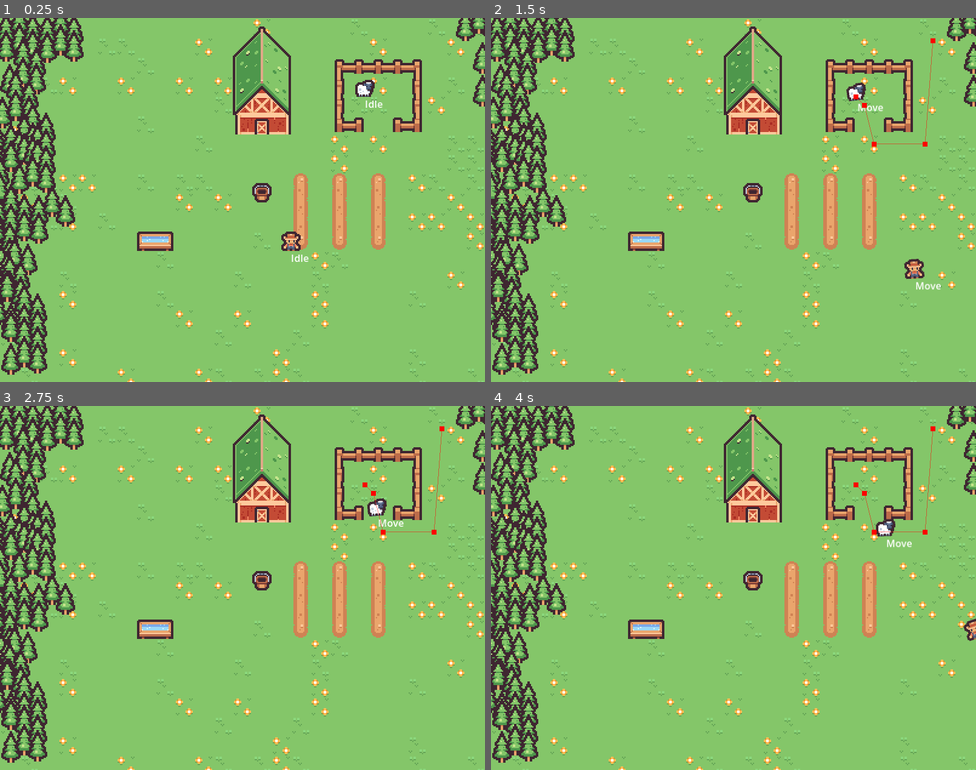
Above: before the commit, frames 1-4 (two rows, left to right).
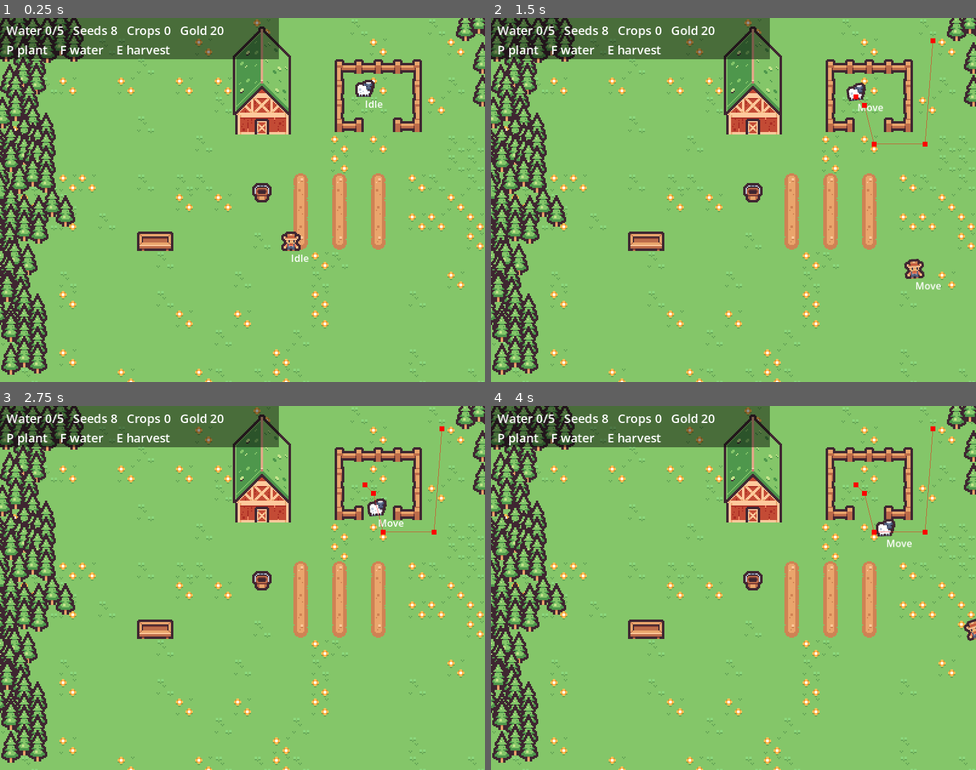
Above: after the commit, the same moments.

Repository: 01821/farm-fight-game
Game: Godot game, scene res://Scenes/base_level.tscn
Same seed, same stepped clock (60 frames per second), same inputs: the game is played once before the commit and once after it.
Inputs:
- Up to frame 1 (0.25 s): no input
- Up to frame 2 (1.5 s): tap Enter at 0.5 s; hold D (right) 0.53-1.28 s; hold P (plant) 0.53-1.28 s; tap E (harvest, bound only after the commit) at 0.8, 1.35 s; hold S (down) from 1.28 s (still down)
- Up to frame 3 (2.75 s): tap F (water, bound only after the commit) at 1.55 s; release S (down) at 2.03 s; hold D (right) from 2.03 s (still down); hold F (water, bound only after the commit) from 2.03 s (still down); tap P (plant) at 2.3 s
- Up to frame 4 (4 s): release D (right) at 2.78 s; release F (water, bound only after the commit) at 2.78 s; hold W (up) 2.78-3.53 s; tap P (plant) at 2.85 s; tap E (harvest, bound only after the commit) at 3.05 s; hold A (left) from 3.53 s (still down); hold E (harvest, bound only after the commit) from 3.53 s (still down); tap F (water, bound only after the commit) at 3.8 s

The runs differ from the first frame. In frame 1, 6.6% of the frame differs, in the area x 0-58%, y 0-62%; in frame 2, 6.6%; in frame 3, 6.6%; in frame 4, 6.6%.

Commit message:
feat: 完整的农场循环（播种→浇水→逐级生长→成熟→收获）
- BasePlant: 改为浇水驱动，一次水升一级后自动变干；移除 3→4 跳级；新增 WetMark 湿土标记
- Player: 新增 Player 类，持有水壶/种子/收成/金币；靠近水源自动补水
- Land: plants 字典替代 planted_tiles，新增 try_plant_at/try_water_at/try_harvest_at；改用 _unhandled_input
- 水源: water_bucket / water_container 预建 Area2D + water_source.gd，复用原有 ActiveSprite 作提示
- HUD: 预建 CanvasLayer + Label，实时显示状态（英文，因内置字体无中文字形）
- project.godot: 新增 water(F) / harvest(E) 输入动作
- Tests: 新增作物单元测试与农场端到端测试（11 + 25 项断言，全部通过）

Diff:
--- a/Scenes/base_level.tscn
+++ b/Scenes/base_level.tscn
@@ -11,6 +11,7 @@
 [ext_resource type="PackedScene" uid="uid://cwr6itq5omtrl" path="res://Scenes/animals/base_animal.tscn" id="8_0k83q"]
 [ext_resource type="PackedScene" uid="uid://bei660qp5smq6" path="res://Scenes/buildings/water_bucket.tscn" id="8_ta4i7"]
 [ext_resource type="PackedScene" uid="uid://byymy2kf1g38r" path="res://Scenes/buildings/water_container.tscn" id="9_rqtgi"]
+[ext_resource type="Script" path="res://Scripts/UI/hud.gd" id="10_hud"]
 
 [sub_resource type="TileSetAtlasSource" id="TileSetAtlasSource_4rblm"]
 texture = ExtResource("2_5s04l")
@@ -936,3 +937,26 @@
 
 [node name="animalRegion2D" type="NavigationRegion2D" parent="level" unique_id=1594537583 groups=["animalRegion"]]
 navigation_polygon = SubResource("NavigationPolygon_wvhbo")
+
+[node name="HUD" type="CanvasLayer" parent="."]
+script = ExtResource("10_hud")
+
+[node name="Backdrop" type="ColorRect" parent="HUD"]
+offset_right = 230.0
+offset_bottom = 34.0
+color = Color(0, 0, 0, 0.45)
+
+[node name="InfoLabel" type="Label" parent="HUD"]
+offset_left = 5.0
+offset_top = 3.0
+offset_right = 228.0
+offset_bottom = 19.0
+theme_override_font_sizes/font_size = 10
+
+[node name="HintLabel" type="Label" parent="HUD"]
+offset_left = 5.0
+offset_top = 19.0
+offset_right = 228.0
+offset_bottom = 33.0
+theme_override_font_sizes/font_size = 10
+text = "P plant    F water    E harvest"
--- a/Scenes/buildings/water_bucket.tscn
+++ b/Scenes/buildings/water_bucket.tscn
@@ -1,14 +1,26 @@
 [gd_scene format=3 uid="uid://bei660qp5smq6"]
 
 [ext_resource type="Texture2D" uid="uid://c2g48qq2w1748" path="res://Assets/kenney_tiny-farm/Tilemap/tilemap_packed.png" id="1_t5amx"]
+[ext_resource type="Script" path="res://Scripts/buildings/water_source.gd" id="2_wsrc"]
+
+[sub_resource type="CircleShape2D" id="CircleShape2D_wsrc"]
+radius = 26.0
 
 [node name="waterBucket" type="Sprite2D" unique_id=92657982]
 texture = ExtResource("1_t5amx")
 region_enabled = true
 region_rect = Rect2(0, 96, 16, 16)
+script = ExtResource("2_wsrc")
 
 [node name="ActiveSprite" type="Sprite2D" parent="." unique_id=2107073325]
 visible = false
 texture = ExtResource("1_t5amx")
 region_enabled = true
 region_rect = Rect2(16, 96, 16, 16)
+
+[node name="InteractionArea" type="Area2D" parent="."]
+collision_layer = 0
+collision_mask = 2
+
+[node name="Shape" type="CollisionShape2D" parent="InteractionArea"]
+shape = SubResource("CircleShape2D_wsrc")
--- a/Scenes/buildings/water_container.tscn
+++ b/Scenes/buildings/water_container.tscn
@@ -1,13 +1,26 @@
 [gd_scene format=3 uid="uid://byymy2kf1g38r"]
 
 [ext_resource type="Texture2D" uid="uid://c2g48qq2w1748" path="res://Assets/kenney_tiny-farm/Tilemap/tilemap_packed.png" id="1_vnlld"]
+[ext_resource type="Script" path="res://Scripts/buildings/water_source.gd" id="2_wsrc"]
+
+[sub_resource type="CircleShape2D" id="CircleShape2D_wsrc"]
+radius = 28.0
 
 [node name="WaterContainer" type="Sprite2D" unique_id=92657982]
 texture = ExtResource("1_vnlld")
 region_enabled = true
 region_rect = Rect2(32, 128, 32, 16)
+script = ExtResource("2_wsrc")
 
 [node name="ActiveSprite" type="Sprite2D" parent="." unique_id=2107073325]
+visible = false
 texture = ExtResource("1_vnlld")
 region_enabled = true
 region_rect = Rect2(32, 144, 32, 16)
+
+[node name="InteractionArea" type="Area2D" parent="."]
+collision_layer = 0
+collision_mask = 2
+
+[node name="Shape" type="CollisionShape2D" parent="InteractionArea"]
+shape = SubResource("CircleShape2D_wsrc")
--- a/Scenes/plants/base_plant.tscn
+++ b/Scenes/plants/base_plant.tscn
@@ -6,6 +6,12 @@
 [node name="BasePlant" type="Node2D" unique_id=1632929632]
 script = ExtResource("1_ex8w2")
 
+[node name="WetMark" type="Polygon2D" parent="."]
+z_index = -1
+visible = false
+color = Color(0.35, 0.55, 1, 0.3)
+polygon = PackedVector2Array(-8, -8, 8, -8, 8, 8, -8, 8)
+
 [node name="Sprite2D" type="Sprite2D" parent="." unique_id=298857532]
 position = Vector2(0, -3)
 texture = ExtResource("1_r0s23")
@@ -13,5 +19,6 @@
 region_rect = Rect2(64, 0, 16, 16)
 
 [node name="Timer" type="Timer" parent="." unique_id=281567862]
+one_shot = true
 
 [connection signal="timeout" from="Timer" to="." method="_on_timer_timeout"]
--- a/Scripts/Characters/player.gd
+++ b/Scripts/Characters/player.gd
@@ -1,5 +1,36 @@
-extends Character
+class_name Player extends Character
+
+## 玩家：负责移动 + 携带农场状态（水壶 / 种子 / 收成 / 金币）。
+
+const WATER_CAPACITY: int = 5
+
+var money: int = 20
+var seeds: int = 8
+var harvested: int = 0
+var water_left: int = 0
+
+## 当前重叠的水源数量（站在水源旁自动补水）
+var _water_source_count: int = 0
 
 func _unhandled_input(event: InputEvent) -> void:
-	InputDirection = Input.get_vector("left","right","up","down")
+	InputDirection = Input.get_vector("left", "right", "up", "down")
 	UpdateFaceDirection()
+
+func _process(_delta: float) -> void:
+	if _water_source_count > 0 and water_left < WATER_CAPACITY:
+		water_left = WATER_CAPACITY
+
+func has_water() -> bool:
+	return water_left > 0
+
+func consume_water() -> bool:
+	if water_left <= 0:
+		return false
+	water_left -= 1
+	return true
+
+func add_water_source() -> void:
+	_water_source_count += 1
+
+func remove_water_source() -> void:
+	_water_source_count = maxi(0, _water_source_count - 1)
--- a/Scripts/TileMap/land.gd
+++ b/Scripts/TileMap/land.gd
@@ -1,39 +1,80 @@
 extends TileMapLayer
+
+## 耕地层：负责播种 / 浇水 / 收获。
+## 键盘操作在 _unhandled_input 里转成格子坐标，具体规则都在 try_*_at() 里，方便直接调用测试。
 
 const BASE_PLANT = preload("uid://orgflfd17epj")
 
-@onready var player: CharacterBody2D = $"../level/Player"
+@onready var player: Player = $"../level/Player"
 @onready var plants_node: Node2D = $"../level/Static/Plants"
 
-var planted_tiles: Array[Vector2i] = []
+## 格子坐标 -> 作物实例
+var plants: Dictionary = {}
 var current_crop_type: int = 0
 
-func _ready() -> void:
-	pass
+func _unhandled_input(event: InputEvent) -> void:
+	if event.is_action_pressed("plant"):
+		try_plant_at(get_player_tile())
+	elif event.is_action_pressed("water"):
+		try_water_at(get_player_tile())
+	elif event.is_action_pressed("harvest"):
+		try_harvest_at(get_player_tile())
 
-func _process(_delta: float) -> void:
-	if Input.is_action_just_pressed("plant"):
-		_try_plant()
+func get_player_tile() -> Vector2i:
+	return local_to_map(to_local(player.global_position))
 
-func _try_plant() -> void:
-	var tile_pos := local_to_map(to_local(player.global_position))
+func is_farmland(tile_pos: Vector2i) -> bool:
 	var tile_data := get_cell_tile_data(tile_pos)
+	if tile_data == null:
+		return false
+	return tile_data.get_terrain_set() == 0 and tile_data.get_terrain() == 0
 
-	if tile_data == null:
-		print("当前位置没有 Land tile，不可种植")
-		return
-	if tile_data.get_terrain_set() != 0 or tile_data.get_terrain() != 0:
-		print("不是耕地，不可种植")
-		return
-	if tile_pos in planted_tiles:
-		print("该位置已种过作物，不可重复种植")
-		return
-
-	# 种植
-	planted_tiles.append(tile_pos)
+func try_plant_at(tile_pos: Vector2i) -> bool:
+	if not is_farmland(tile_pos):
+		print("[农场] 这里不是耕地，种不了")
+		return false
+	if plants.has(tile_pos):
+		print("[农场] 这格已经种过了")
+		return false
+	if player.seeds <= 0:
+		print("[农场] 没有种子了")
+		return false
+	player.seeds -= 1
 	var plant: BasePlant = BASE_PLANT.instantiate()
 	plant.plantType = current_crop_type
-	plant.position = map_to_local(tile_pos)
 	plants_node.add_child(plant)
+	plant.global_position = to_global(map_to_local(tile_pos))
+	plants[tile_pos] = plant
+	print("[农场] 播种成功，剩余种子 ", player.seeds)
+	return true
 
-	print("种植成功！类型: ", current_crop_type, " 已种植: ", planted_tiles.size())
+func try_water_at(tile_pos: Vector2i) -> bool:
+	var plant: BasePlant = plants.get(tile_pos)
+	if plant == null:
+		print("[农场] 这格没有作物")
+		return false
+	if plant.is_mature():
+		print("[农场] 已经成熟了，按 E 收获")
+		return false
+	if not player.has_water():
+		print("[农场] 水壶空了，去水桶 / 水缸旁补水")
+		return false
+	if not plant.water():
+		print("[农场] 这株刚浇过，等它长一级")
+		return false
+	player.consume_water()
+	return true
+
+func try_harvest_at(tile_pos: Vector2i) -> bool:
+	var plant: BasePlant = plants.get(tile_pos)
+	if plant == null:
+		print("[农场] 这格没有作物")
+		return false
+	if not plant.is_mature():
+		print("[农场] 还没成熟")
+		return false
+	plants.erase(tile_pos)
+	plant.queue_free()
+	player.harvested += 1
+	print("[农场] 收获成功！累计收成 ", player.harvested)
+	return true
--- /dev/null
+++ b/Scripts/UI/hud.gd
@@ -0,0 +1,12 @@
+extends CanvasLayer
+
+## 左上角状态栏。每帧直接读玩家状态，不做信号同步（状态很少，够用且不容易出错）。
+## 注：Godot 内置字体不含中文字形，这里用英文以免渲染成方块。
+
+@onready var info_label: Label = $InfoLabel
+@onready var player: Player = $"../level/Player"
+
+func _process(_delta: float) -> void:
+	info_label.text = "Water %d/%d   Seeds %d   Crops %d   Gold %d" % [
+		player.water_left, Player.WATER_CAPACITY, player.seeds, player.harvested, player.money
+	]
--- /dev/null
+++ b/Scripts/buildings/water_source.gd
@@ -0,0 +1,22 @@
+extends Sprite2D
+
+## 水源（水桶 / 水缸）：玩家站进 InteractionArea 就自动把水壶补满。
+## InteractionArea 与 ActiveSprite 都是场景里预先建好的节点，这里只做开关。
+
+@onready var area: Area2D = $InteractionArea
+@onready var active_sprite: Sprite2D = $ActiveSprite
+
+func _ready() -> void:
+	area.body_entered.connect(_on_body_entered)
+	area.body_exited.connect(_on_body_exited)
+	active_sprite.visible = false
+
+func _on_body_entered(body: Node2D) -> void:
+	if body is Player:
+		body.add_water_source()
+		active_sprite.visible = true
+
+func _on_body_exited(body: Node2D) -> void:
+	if body is Player:
+		body.remove_water_source()
+		active_sprite.visible = false
--- a/Scripts/plants/base_plant.gd
+++ b/Scripts/plants/base_plant.gd
@@ -1,27 +1,58 @@
 class_name BasePlant extends Node2D
+
+## 作物：种下后不会自己生长，必须浇水。
+## 一次浇水推进一个生长阶段，随后自动变干（下一级要再浇一次）。
+
+signal stage_changed(stage: int)
+signal matured
+signal watered
 
 @onready var sprite_2d: Sprite2D = $Sprite2D
 @onready var timer: Timer = $Timer
+@onready var wet_mark: Polygon2D = $WetMark
 
-@export var plantType:int = 0
-@export var growTime:int = 3
+@export var plantType: int = 0
+@export var growTime: float = 3.0
 
-var growStage:int = 0
-var endStage:int = 4
+var growStage: int = 0
+var endStage: int = 4
+var is_watered: bool = false
 
 func _ready() -> void:
+	timer.one_shot = true
+	timer.wait_time = growTime
 	updateSprite()
-	timer.wait_time = growTime
+	_updateWetMark()
+
+func is_mature() -> bool:
+	return growStage >= endStage
+
+func can_water() -> bool:
+	return not is_mature() and not is_watered
+
+## 返回 true 表示这次浇水生效了
+func water() -> bool:
+	if not can_water():
+		return false
+	is_watered = true
+	_updateWetMark()
 	timer.start()
-
-func updateSprite():
-	var _rect2 = Rect2(64 + 16 * growStage,16 * plantType,16,16)
-	sprite_2d.set_region_rect(_rect2)
+	watered.emit()
+	return true
 
 func _on_timer_timeout() -> void:
+	if is_mature():
+		return
 	growStage += 1
-	if growStage == 3:
-		growStage = 4
+	is_watered = false
+	_updateWetMark()
 	updateSprite()
-	if growStage == endStage:
-		timer.stop()
+	stage_changed.emit(growStage)
+	if is_mature():
+		matured.emit()
+
+func updateSprite() -> void:
+	sprite_2d.region_rect = Rect2(64 + 16 * growStage, 16 * plantType, 16, 16)
+
+func _updateWetMark() -> void:
+	wet_mark.visible = is_watered
--- /dev/null
+++ b/Tests/test_farm.gd
@@ -0,0 +1,123 @@
+extends Node2D
+
+## 一次性端到端自测：种 → 浇水 → 成熟 → 收获 + 水源补水 + HUD。
+## 用法: godot --headless --path . --fixed-fps 60 res://Scenes/_test_farm.tscn
+
+var _fail: int = 0
+var _level: Node2D
+var _land: TileMapLayer
+var _player: Player
+
+func _check(label: String, ok: bool) -> void:
+	if ok:
+		print("PASS  ", label)
+	else:
+		_fail += 1
+		print("FAIL  ", label)
+
+func _ready() -> void:
+	var ps := load("res://Scenes/base_level.tscn") as PackedScene
+	_level = ps.instantiate()
+	add_child(_level)
+	await get_tree().process_frame
+	await get_tree().process_frame
+
+	_land = _level.get_node("Land")
+	_player = _level.get_node("level/Player")
+
+	# 测试场景不是主场景，自动加载 Level 拿不到导航区域，这里补上以免动物报错
+	var region: NavigationRegion2D = _level.get_node("level/animalRegion2D")
+	if Level.animalRegion == null:
+		Level.animalRegion = region
+	_check("animalRegion2D 在 animalRegion 组里", region.is_in_group("animalRegion"))
+
+	# 内置字体是否覆盖中文（决定 HUD 能不能用中文）
+	var f: Font = ThemeDB.fallback_font
+	var cjk: bool = f != null and f.has_char("水".unicode_at(0))
+	print("  INFO 默认字体支持中文 = ", cjk)
+
+	# --- HUD ---
+	var info := _level.get_node_or_null("HUD/InfoLabel") as Label
+	_check("HUD/InfoLabel 存在", info != null)
+	await get_tree().process_frame
+	if info:
+		print("  INFO HUD 文本 = ", info.text)
+
+	# --- 找耕地 ---
+	var farm_tiles: Array[Vector2i] = []
+	for c in _land.get_used_cells():
+		if _land.is_farmland(c):
+			farm_tiles.append(c)
+	print("  INFO 耕地格数 = ", farm_tiles.size())
+	_check("至少有一格耕地", farm_tiles.size() > 0)
+	if farm_tiles.is_empty():
+		_finish()
+		return
+	var tile: Vector2i = farm_tiles[0]
+
+	var grass: TileMapLayer = _level.get_node("Grass")
+	var non_farm := Vector2i(-999, -999)
+	var found := false
+	for c in grass.get_used_cells():
+		if not _land.is_farmland(c):
+			non_farm = c
+			found = true
+			break
+	_check("找到非耕地（草地）做反例", found)
+
+	print("--- 播种 ---")
+	_check("初始种子 = 8", _player.seeds == 8)
+	if found:
+		_check("非耕地播种被拒", _land.try_plant_at(non_farm) == false)
+	_check("耕地播种成功", _land.try_plant_at(tile) == true)
+	_check("种子扣成 7", _player.seeds == 7)
+	_check("同一格重复播种被拒", _land.try_plant_at(tile) == false)
+	_check("plants 记录了作物", _land.plants.has(tile))
+	if not _land.plants.has(tile):
+		_finish()
+		return
+
+	var plant: BasePlant = _land.plants[tile]
+	plant.timer.wait_time = 0.08
+
+	print("--- 浇水 ---")
+	_check("初始水壶为空", _player.water_left == 0)
+	_check("没水时浇水被拒", _land.try_water_at(tile) == false)
+	_player.water_left = Player.WATER_CAPACITY
+	_check("有水后浇水成功", _land.try_water_at(tile) == true)
+	_check("水壶扣成 4", _player.water_left == Player.WATER_CAPACITY - 1)
+	_check("作物变湿", plant.is_watered == true)
+	_check("水分未消耗时重复浇水被拒", _land.try_water_at(tile) == false)
+
+	print("--- 生长到成熟 ---")
+	for i in range(4):
+		_player.water_left = Player.WATER_CAPACITY
+		_land.try_water_at(tile)
+		await get_tree().create_timer(0.2).timeout
+		print("  INFO 第", i + 1, "轮浇水后 stage = ", plant.growStage)
+	_check("长满 4 级", plant.growStage == 4)
+	_check("判定为成熟", plant.is_mature())
+	_check("成熟后浇水被拒", _land.try_water_at(tile) == false)
+
+	print("--- 收获 ---")
+	_check("收获成功", _land.try_harvest_at(tile) == true)
+	_check("收成 +1", _player.harvested == 1)
+	_check("plants 已清空", _land.plants.is_empty())
+	_check("空地上收获被拒", _land.try_harvest_at(tile) == false)
+
+	print("--- 水源补水 ---")
+	var bucket: Node2D = _level.get_node("level/Static/waterBucket")
+	_player.water_left = 0
+	_player.global_position = bucket.global_position
+	for i in range(12):
+		await get_tree().physics_frame
+	print("  INFO 站上水桶后 water_left = ", _player.water_left,
+		" 重叠计数 = ", _player._water_source_count)
+	_check("站在水源旁自动补满水壶", _player.water_left == Player.WATER_CAPACITY)
+	_check("重叠计数 = 1", _player._water_source_count == 1)
+
+	_finish()
+
+func _finish() -> void:
+	print("RESULT fail=", _fail)
+	get_tree().quit()
--- /dev/null
+++ b/Tests/test_farm.tscn
@@ -0,0 +1,6 @@
+[gd_scene format=3]
+
+[ext_resource type="Script" path="res://Tests/test_farm.gd" id="1_test"]
+
+[node name="TestFarm" type="Node2D"]
+script = ExtResource("1_test")
--- /dev/null
+++ b/Tests/test_plant.gd
@@ -0,0 +1,50 @@
+extends Node2D
+
+## 一次性自测：验证作物的「浇水才生长、一次水升一级、成熟可收」规则。
+## 用法: godot --headless --path . res://Scenes/_test_plant.tscn
+
+var _fail: int = 0
+
+func _check(label: String, ok: bool) -> void:
+	if ok:
+		print("PASS  ", label)
+	else:
+		_fail += 1
+		print("FAIL  ", label)
+
+func _ready() -> void:
+	var ps := load("res://Scenes/plants/base_plant.tscn") as PackedScene
+	var plant := ps.instantiate() as BasePlant
+	plant.growTime = 0.1
+	add_child(plant)
+	await get_tree().process_frame
+
+	var wet := plant.get_node("WetMark") as Polygon2D
+	var spr := plant.get_node("Sprite2D") as Sprite2D
+
+	_check("初始 stage=0", plant.growStage == 0)
+	_check("初始未成熟", not plant.is_mature())
+	_check("初始湿标记隐藏", not wet.visible)
+	print("  初始 region_rect=", spr.region_rect)
+
+	_check("第一次浇水成功", plant.water() == true)
+	_check("浇水后变湿", wet.visible and plant.is_watered)
+	_check("水分未消耗时重复浇水被拒", plant.water() == false)
+
+	await get_tree().create_timer(0.3).timeout
+	_check("长一级后自动变干", plant.growStage == 1 and not plant.is_watered)
+	_check("变干后湿标记隐藏", not wet.visible)
+	print("  1级 region_rect=", spr.region_rect)
+
+	for i in range(3):
+		var ok: bool = plant.water()
+		await get_tree().create_timer(0.3).timeout
+		print("  浇水#", i + 2, " ok=", ok, " -> stage=", plant.growStage)
+
+	_check("长满 4 级", plant.growStage == 4)
+	_check("判为成熟", plant.is_mature())
+	_check("成熟后拒绝浇水", plant.water() == false)
+	print("  最终 region_rect=", spr.region_rect)
+
+	print("RESULT fail=", _fail)
+	get_tree().quit()
--- /dev/null
+++ b/Tests/test_plant.tscn
@@ -0,0 +1,6 @@
+[gd_scene format=3]
+
+[ext_resource type="Script" path="res://Tests/test_plant.gd" id="1_test"]
+
+[node name="TestPlant" type="Node2D"]
+script = ExtResource("1_test")
--- a/project.godot
+++ b/project.godot
@@ -56,6 +56,16 @@
 "events": [Object(InputEventKey,"resource_local_to_scene":false,"resource_name":"","device":-1,"window_id":0,"alt_press …(192 unchanged characters)…
 ]
 }
+water={
+"deadzone": 0.2,
+"events": [Object(InputEventKey,"resource_local_to_scene":false,"resource_name":"","device":-1,"window_id":0,"alt_pressed":false,"shift_pressed":false,"ctrl_pressed":false,"meta_pressed":false,"pressed":false,"keycode":0,"physical_keycode":70,"key_label":0,"unicode":102,"location":0,"echo":false,"script":null)
+]
+}
+harvest={
+"deadzone": 0.2,
+"events": [Object(InputEventKey,"resource_local_to_scene":false,"resource_name":"","device":-1,"window_id":0,"alt_pressed":false,"shift_pressed":false,"ctrl_pressed":false,"meta_pressed":false,"pressed":false,"keycode":0,"physical_keycode":69,"key_label":0,"unicode":101,"location":0,"echo":false,"script":null)
+]
+}
 
 [layer_names]
 
Not shown, added: Scripts/UI/hud.gd.uid
Not shown, added: Scripts/_test_plant.gd.uid
Not shown, added: Scripts/buildings/water_source.gd.uid
Not shown, added: Tests/test_farm.gd.uid
Not shown, added: Tests/test_plant.gd.uid
Not shown, changed: PROJECT_NOTES.md
